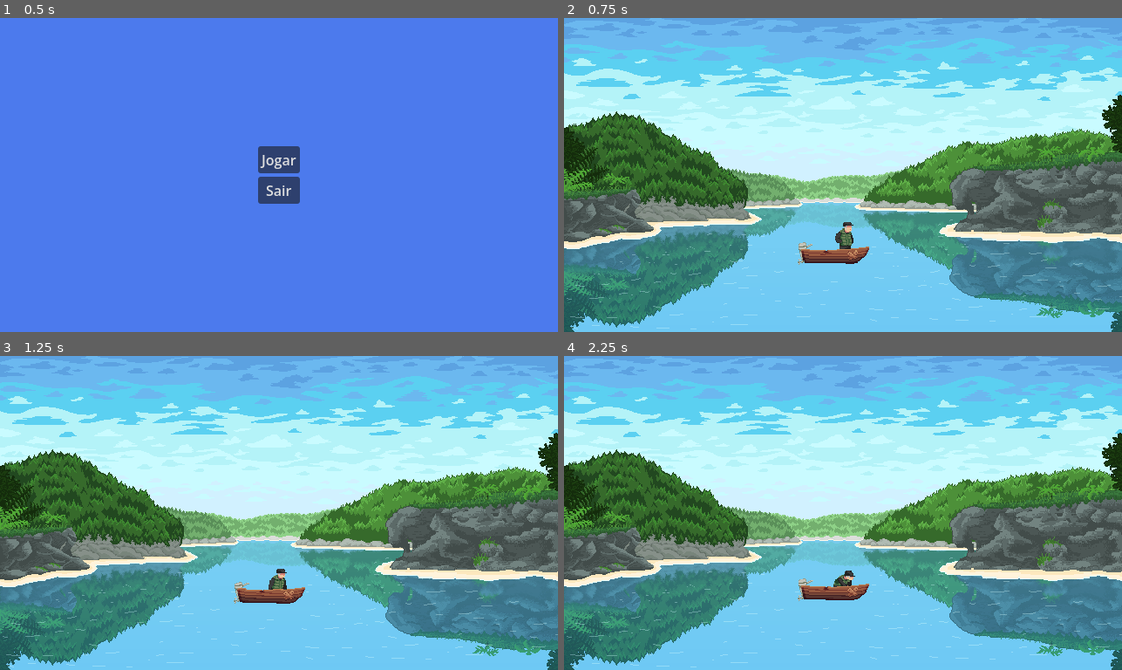
Above: before the commit, frames 1-4 (two rows, left to right).
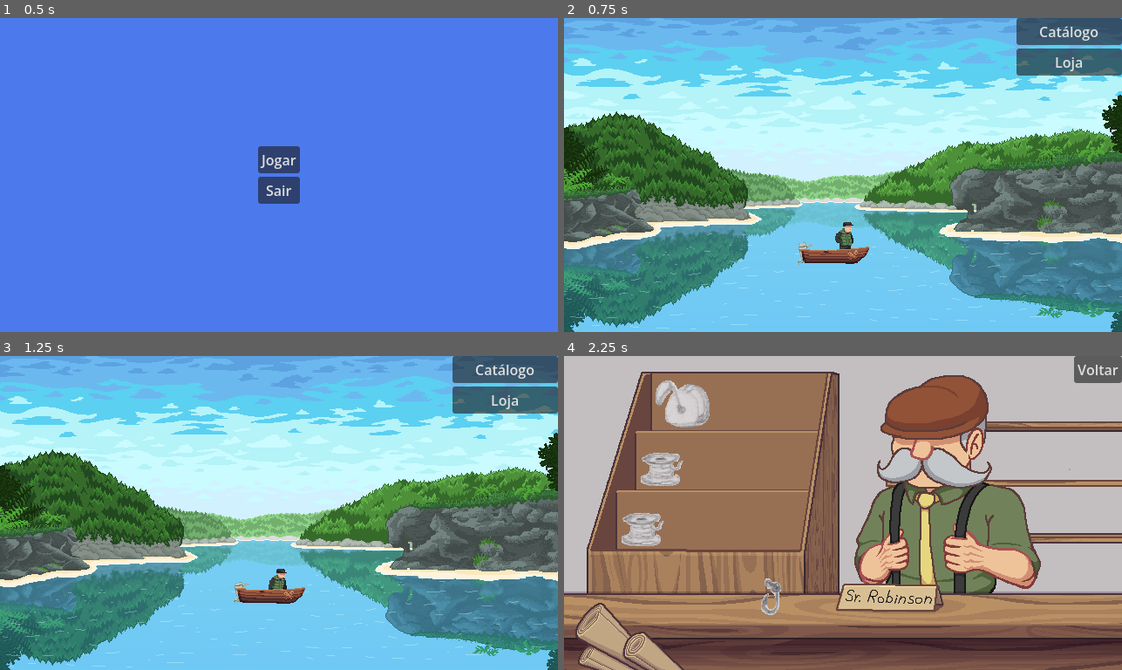
Above: after the commit, the same moments.

Repository: Bad-Onion/gyotaku
Game: Godot game, scene res://main.tscn
Same seed, same stepped clock (60 frames per second), same inputs: the game is played once before the commit and once after it. Sound files missing from this copy of the repository are replaced by a short silence.
Inputs (mouse positions are in pixels of both pictures, inside the frame that each line leads up to):
- Up to frame 1 (0.5 s): no input
- Up to frame 2 (0.75 s): click "Jogar" at 0.5 s
- Up to frame 3 (1.25 s): no input
- Up to frame 4 (2.25 s): click (1071, 368) at 1.25 s, where only the run after the commit has a clickable "Catálogo"; click (1071, 399) at 2 s, where only the run after the commit has a clickable "Loja"

Frame 1 is identical in both runs. In frame 2, 3.3% of the frame differs, in the area x 81-100%, y 0-19%; in frame 3, 3.3%; in frame 4, 100%, in the area x 0-100%, y 0-100%.

Commit message:
add market

Diff:
--- a/gyotaku/core/game_states/game_states.gd
+++ b/gyotaku/core/game_states/game_states.gd
@@ -1,7 +1,9 @@
 class_name GameStates
 
 enum State {
-    MAIN_MENU,
-    PLAYING,
-    PAUSED
+	PREVIOUS = -1,
+    MAIN_MENU = 0,
+    PLAYING = 1,
+    PAUSED = 2,
+	MARKET = 3
 }
--- /dev/null
+++ b/gyotaku/core/game_states/market_state.gd
@@ -0,0 +1,35 @@
+class_name MarketState
+extends GameState
+
+
+@export var market_ui: Control
+
+
+func _ready() -> void:
+	if market_ui:
+		market_ui.back_requested.connect(_on_back_requested)
+
+
+func get_id() -> int:
+	return GameStates.State.MARKET
+
+
+func enter() -> void:
+	market_ui.show()
+	market_ui.fade_in_music()
+	get_tree().paused = true
+
+
+func exit() -> void:
+	market_ui.hide()
+	market_ui.stop_music()
+	get_tree().paused = false
+
+
+func _on_back_requested() -> void:
+	transitioned.emit(self, GameStates.State.PLAYING)
+
+
+func handle_input(event: InputEvent) -> void:
+	if event.is_action_pressed(InputActions.UI_CANCEL):
+		transitioned.emit(self, GameStates.State.PAUSED)
--- a/gyotaku/core/game_states/pause_state.gd
+++ b/gyotaku/core/game_states/pause_state.gd
@@ -26,7 +26,7 @@
 
 
 func _on_resume() -> void:
-	transitioned.emit(self, GameStates.State.PLAYING)
+	transitioned.emit(self, GameStates.State.PREVIOUS)
 
 
 func _on_quit() -> void:
--- a/gyotaku/core/game_states/playing_state.gd
+++ b/gyotaku/core/game_states/playing_state.gd
@@ -15,6 +15,7 @@
 		level_container.add_child(current_level)
 
 	current_level.total_coins_changed.connect(func(total: int): coins_updated.emit(total))
+	current_level.market_requested.connect(func(): transitioned.emit(self, GameStates.State.MARKET))
 
 
 func exit() -> void:
--- a/gyotaku/main.tscn
+++ b/gyotaku/main.tscn
@@ -2,11 +2,13 @@
 
 [ext_resource type="PackedScene" uid="uid://bvdwissx0fkdy" path="res://scenes/ui/main_menu/main_menu.tscn" id="1_h2yge"]
 [ext_resource type="PackedScene" uid="uid://bpfpb7waly5i3" path="res://scenes/ui/pause_menu/pause_menu.tscn" id="2_1bvp3"]
+[ext_resource type="PackedScene" uid="uid://dfoa7kon624uq" path="res://scenes/ui/market/market_ui.tscn" id="3_kek77"]
 [ext_resource type="Script" uid="uid://cgminbcnigia7" path="res://scripts/utilities/state_machine.gd" id="3_lquwl"]
 [ext_resource type="Script" uid="uid://cobst2jjni16h" path="res://core/game_states/main_menu_state.gd" id="4_1bvp3"]
 [ext_resource type="Script" uid="uid://c1dbsjxnrqvmi" path="res://core/game_states/playing_state.gd" id="5_7mycd"]
 [ext_resource type="PackedScene" uid="uid://bnk2jwk8ek25f" path="res://scenes/levels/level_1/level_1.tscn" id="6_272bh"]
 [ext_resource type="Script" uid="uid://y743pjc6d1ba" path="res://core/game_states/pause_state.gd" id="7_272bh"]
+[ext_resource type="Script" uid="uid://bbasgoop7b4k5" path="res://core/game_states/market_state.gd" id="9_4c57u"]
 
 [node name="Main" type="Node2D" unique_id=809898196]
 
@@ -18,6 +20,9 @@
 [node name="PauseMenu" parent="UIContainer" unique_id=767540166 instance=ExtResource("2_1bvp3")]
 visible = false
 z_index = 10
+
+[node name="MarketUI" parent="UIContainer" unique_id=1187940312 instance=ExtResource("3_kek77")]
+visible = false
 
 [node name="LevelContainer" type="Node2D" parent="." unique_id=1444049853]
 
@@ -40,4 +45,8 @@
 script = ExtResource("7_272bh")
 pause_menu_ui = NodePath("../../UIContainer/PauseMenu")
 
+[node name="MarketState" type="Node" parent="GameStateMachine" unique_id=1628840118 node_paths=PackedStringArray("market_ui")]
+script = ExtResource("9_4c57u")
+market_ui = NodePath("../../UIContainer/MarketUI")
+
 [connection signal="coins_updated" from="GameStateMachine/PlayingState" to="UIContainer/PauseMenu" method="update_coin_display"]
--- a/gyotaku/scenes/entities/player/states/player_ready_state.gd
+++ b/gyotaku/scenes/entities/player/states/player_ready_state.gd
@@ -11,8 +11,8 @@
 	animated_sprite.play(PlayerStates.READY_ANIMATION)
 
 
-func update(_delta: float) -> void:
-	if Input.is_action_just_pressed(InputActions.THROW_HOOK):
+func handle_input(event: InputEvent) -> void:
+	if event.is_action_pressed(InputActions.THROW_HOOK):
 		transitioned.emit(self, cast_state.get_id())
 
 
--- a/gyotaku/scenes/levels/level_1/level_1.gd
+++ b/gyotaku/scenes/levels/level_1/level_1.gd
@@ -3,6 +3,7 @@
 
 
 signal total_coins_changed(total: int)
+signal market_requested
 
 @export var main_camera: Camera2D
 @export var fish_chest_marker: Marker2D
@@ -12,9 +13,11 @@
 @onready var fishing_hook: FishingHook = %FishingHook
 @onready var fishing_mechanic_system: FishingMechanicSystem = %FishingMechanicSystem
 @onready var fishing_cursor_ui: FishingCursorUI = %FishingCursorUI
+@onready var market_button: Button = %MarketButton
 
 
 func _ready() -> void:
+	market_button.pressed.connect(func(): market_requested.emit())
 	fishing_hook.fish_hooked.connect(_on_fish_hooked)
 	fishing_mechanic_system.fish_caught.connect(_on_fish_caught)
 	fishing_mechanic_system.fish_escaped.connect(_on_fish_escaped)
--- a/gyotaku/scenes/levels/level_1/level_1.tscn
+++ b/gyotaku/scenes/levels/level_1/level_1.tscn
@@ -117,7 +117,7 @@
 main_camera = NodePath("MainCamera")
 fish_chest_marker = NodePath("Boat/FishChestMarker")
 economy_system = NodePath("Systems/EconomySystem")
-coin_hud = NodePath("HUD/CoinHUD")
+coin_hud = NodePath("CoinHUD/CoinHUD")
 
 [node name="MainCamera" type="Camera2D" parent="." unique_id=2093425651]
 unique_name_in_owner = true
@@ -287,8 +287,27 @@
 width = 1.0
 script = ExtResource("21_41r28")
 
-[node name="HUD" type="CanvasLayer" parent="." unique_id=124579816]
-
-[node name="CoinHUD" parent="HUD" unique_id=2050263438 instance=ExtResource("36_dycye")]
+[node name="CoinHUD" type="CanvasLayer" parent="." unique_id=124579816]
+
+[node name="CoinHUD" parent="CoinHUD" unique_id=2050263438 instance=ExtResource("36_dycye")]
+
+[node name="HUDLayer" type="CanvasLayer" parent="." unique_id=1672648947]
+
+[node name="ButtonsContainer" type="VBoxContainer" parent="HUDLayer" unique_id=1684029634]
+anchors_preset = 1
+anchor_left = 1.0
+anchor_right = 1.0
+offset_left = -121.0
+offset_bottom = 66.0
+grow_horizontal = 0
+
+[node name="CatalogButton" type="Button" parent="HUDLayer/ButtonsContainer" unique_id=1660187939]
+layout_mode = 2
+text = "Catálogo"
+
+[node name="MarketButton" type="Button" parent="HUDLayer/ButtonsContainer" unique_id=1554711174]
+unique_name_in_owner = true
+layout_mode = 2
+text = "Loja"
 
 [connection signal="timeout" from="Systems/FishSpawner/SpawnTimer" to="Systems/FishSpawner" method="_on_spawn_timer_timeout"]
--- /dev/null
+++ b/gyotaku/scenes/ui/market/market_ui.gd
@@ -0,0 +1,31 @@
+extends Control
+
+
+signal back_requested
+
+@onready var back_button: Button = %BackButton
+@onready var market_music: AudioStreamPlayer = $MarketMusic
+
+var fade_tween: Tween
+
+
+func _ready() -> void:
+	back_button.pressed.connect(func(): back_requested.emit())
+
+
+func fade_in_music(duration: float = 1.5) -> void:
+	if fade_tween and fade_tween.is_valid():
+		fade_tween.kill()
+
+	market_music.volume_db = -60.0
+	market_music.play()
+
+	fade_tween = create_tween()
+	fade_tween.tween_property(market_music, "volume_db", 0.0, duration)
+
+
+func stop_music() -> void:
+	if fade_tween and fade_tween.is_valid():
+		fade_tween.kill()
+
+	market_music.stop()
--- /dev/null
+++ b/gyotaku/scenes/ui/market/market_ui.tscn
@@ -0,0 +1,77 @@
+[gd_scene format=3 uid="uid://dfoa7kon624uq"]
+
+[ext_resource type="Script" uid="uid://nwvm1lkr8n4s" path="res://scenes/ui/market/market_ui.gd" id="1_2pdf6"]
+[ext_resource type="Texture2D" uid="uid://ba5w3e81yqm3c" path="res://assets/backgrounds/market/CenaLoja.png" id="1_5l6t0"]
+[ext_resource type="Texture2D" uid="uid://cxtwicnff4o05" path="res://assets/sprites/market/upgrades/spinning_reel_upgrade_1.png" id="2_2pdf6"]
+[ext_resource type="Texture2D" uid="uid://svc3pphu325r" path="res://assets/sprites/market/upgrades/fishing_line_upgrade_1.png" id="3_yj7p1"]
+[ext_resource type="Texture2D" uid="uid://bv58uf004cley" path="res://assets/sprites/market/upgrades/food_bait_upgrade_1.png" id="4_e6xbh"]
+[ext_resource type="AudioStream" uid="uid://dbquecs78ilcy" path="res://assets/audio/mercado.ogg" id="6_yj7p1"]
+
+[node name="MarketUI" type="Control" unique_id=1187940312]
+process_mode = 3
+layout_mode = 3
+anchors_preset = 15
+anchor_right = 1.0
+anchor_bottom = 1.0
+grow_horizontal = 2
+grow_vertical = 2
+script = ExtResource("1_2pdf6")
+
+[node name="Background" type="TextureRect" parent="." unique_id=426603714]
+layout_mode = 1
+anchors_preset = 15
+anchor_right = 1.0
+anchor_bottom = 1.0
+grow_horizontal = 2
+grow_vertical = 2
+texture = ExtResource("1_5l6t0")
+
+[node name="UpgradesContainer" type="Control" parent="." unique_id=1552622467]
+anchors_preset = 0
+
+[node name="SpinningReelUpgrade" type="TextureButton" parent="UpgradesContainer" unique_id=635568040]
+show_behind_parent = true
+layout_mode = 0
+offset_left = 105.0
+offset_top = 28.0
+offset_right = 167.0
+offset_bottom = 82.0
+texture_normal = ExtResource("2_2pdf6")
+
+[node name="LineStrengthUpgrade" type="TextureButton" parent="UpgradesContainer" unique_id=769347759]
+layout_mode = 0
+offset_left = 88.0
+offset_top = 111.0
+offset_right = 137.0
+offset_bottom = 165.0
+texture_normal = ExtResource("3_yj7p1")
+
+[node name="LineSizeUpgrade" type="TextureButton" parent="UpgradesContainer" unique_id=429807092]
+layout_mode = 0
+offset_left = 66.0
+offset_top = 180.0
+offset_right = 115.0
+offset_bottom = 234.0
+texture_normal = ExtResource("3_yj7p1")
+
+[node name="FoodBaitUpgrade" type="TextureButton" parent="UpgradesContainer" unique_id=198172311]
+layout_mode = 0
+offset_left = 226.0
+offset_top = 255.0
+offset_right = 249.0
+offset_bottom = 309.0
+texture_normal = ExtResource("4_e6xbh")
+
+[node name="BackButton" type="Button" parent="." unique_id=2079234874]
+unique_name_in_owner = true
+layout_mode = 1
+anchors_preset = 1
+anchor_left = 1.0
+anchor_right = 1.0
+offset_left = -55.0
+offset_bottom = 31.0
+grow_horizontal = 0
+text = "Voltar"
+
+[node name="MarketMusic" type="AudioStreamPlayer" parent="." unique_id=1783391980]
+stream = ExtResource("6_yj7p1")
--- a/gyotaku/scripts/utilities/state_machine.gd
+++ b/gyotaku/scripts/utilities/state_machine.gd
@@ -5,6 +5,7 @@
 @export var initial_state: GameState
 
 var current_state: GameState
+var previous_state_id: int = GameStates.State.MAIN_MENU
 var states: Dictionary[int, GameState] = {}
 
 
@@ -36,9 +37,13 @@
 		current_state.handle_input(event)
 
 
-func on_child_transitioned(state: GameState, new_state_id: int) -> void:
+func on_child_transitioned(state: GameState, target_state_id: int) -> void:
 	if state != current_state:
 		return
+
+	var new_state_id: int = target_state_id
+	if target_state_id == GameStates.State.PREVIOUS:
+		new_state_id = previous_state_id
 
 	var new_state: GameState = states.get(new_state_id)
 	if not new_state:
@@ -46,6 +51,9 @@
 		return
 
 	if current_state:
+		if current_state.get_id() != GameStates.State.PAUSED:
+			previous_state_id = current_state.get_id()
+
 		current_state.exit()
 
 	new_state.enter()
Not shown, added: gyotaku/assets/audio/mercado.ogg.import
Binary file changed: gyotaku/assets/backgrounds/market/CenaLoja.png
Not shown, added: gyotaku/core/game_states/market_state.gd.uid
Not shown, added: gyotaku/scenes/ui/market/market_ui.gd.uid
Not shown, added: gyotaku/assets/audio/mercado.ogg
